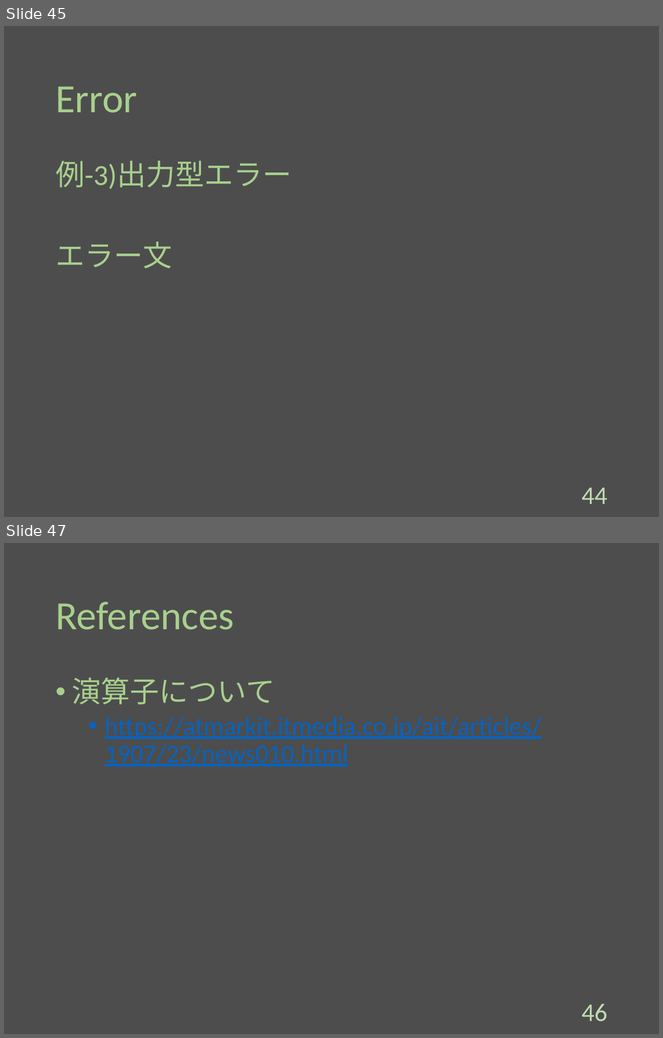
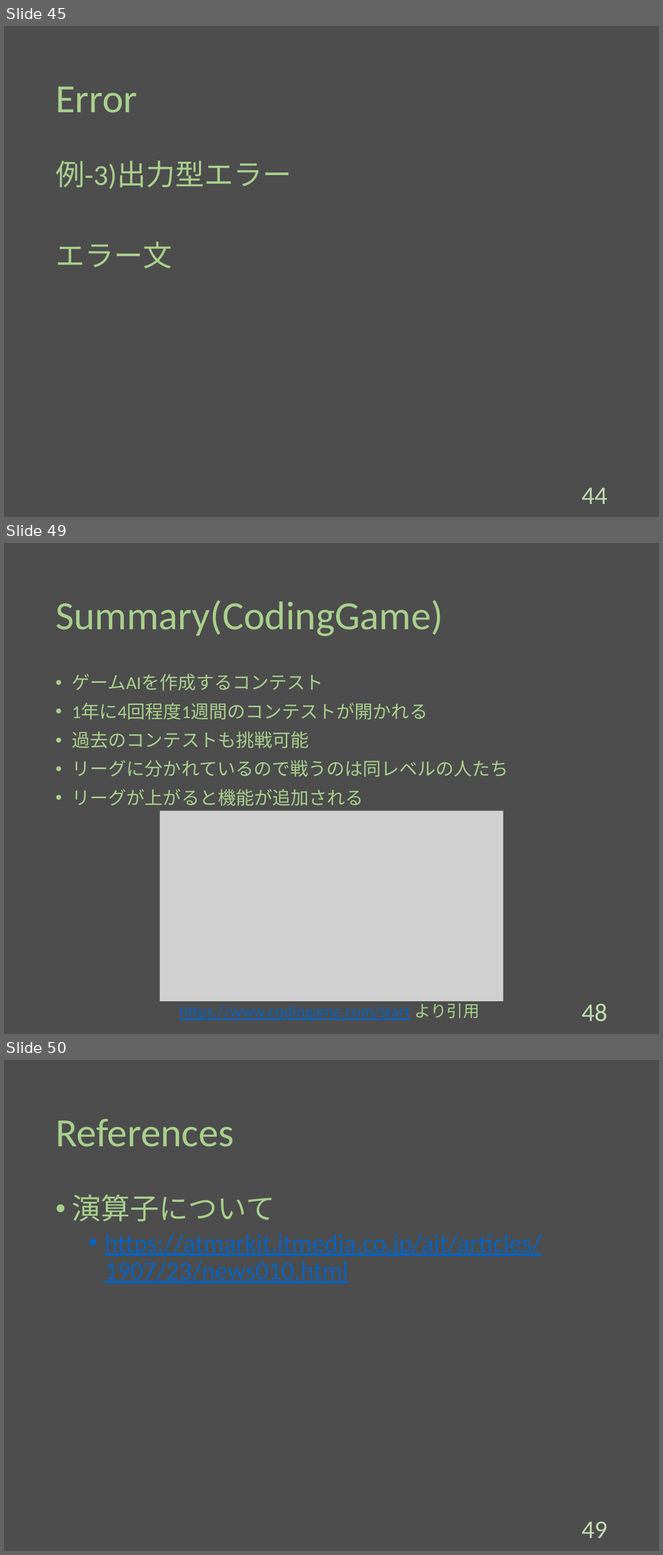
Before and after one commit to Melbeck777/program_seminar, a slide deck: ProgramSlide.pptx. Shown one above the other, each under a label of ours: slides 45 and 47 before the commit, slides 45, 49 and 50 after it; the slides between them are not shown. The pictures are 663x1038 and 663x1555 pixels, drawn with LibreOffice and Linux fonts; fonts in the diff are those of the drawing; grey boxes stand for pictures. Boxes give left, top, right and bottom in pixels: in the first picture for what was removed or moved away, otherwise in the second. Text is boxed around its words. In the diff, an @@ line names an element or a change of style, - is before the commit and + after.

Commit message:
[add]:Wrote the summary section.

```diff
--- a/ProgramSlide.pptx
+++ b/ProgramSlide.pptx
@@ slide 49 added at (4,543,659,1034), background #4D4D4D @@
@@ title added at (55,600,443,636), 44 pt, text #A8D08D @@
+Summary(CodingGame)
@@ text added at (72,674,509,806), 20 pt, text #A8D08D @@
+• ゲームAIを作成するコンテスト
+• 1年に4回程度1週間のコンテストが開かれる
+• 過去のコンテストも挑戦可能
+• リーグに分かれているので戦うのは同レベルの人たち
+• リーグが上がると機能が追加される
@@ picture added at (160,811,503,1002) @@
@@ text added at (179,1001,479,1020), 18 pt, text #0563C1, underline @@
+https://www.codingame.com/start より引用
@@ page number added at (582,1004,608,1022), 28 pt, text #C3DDB3 @@
+48
@@ what was slide 47 is now slide 50 @@
@@ page number at (582,1522,608,1538): text changed @@
-46
+49
```
Also in this commit, not shown: 1 slide changed, 3 other slides added, 1 slide removed.
